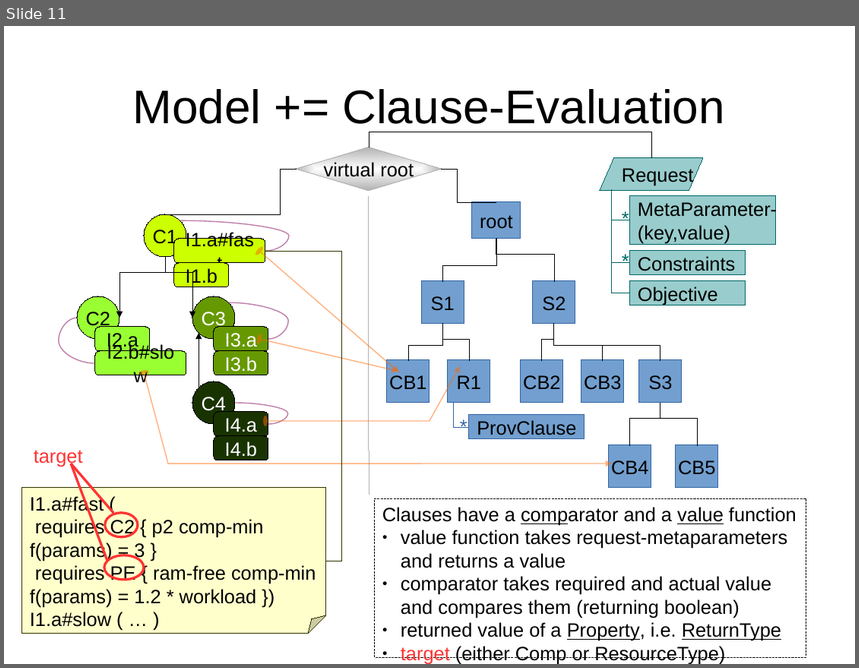
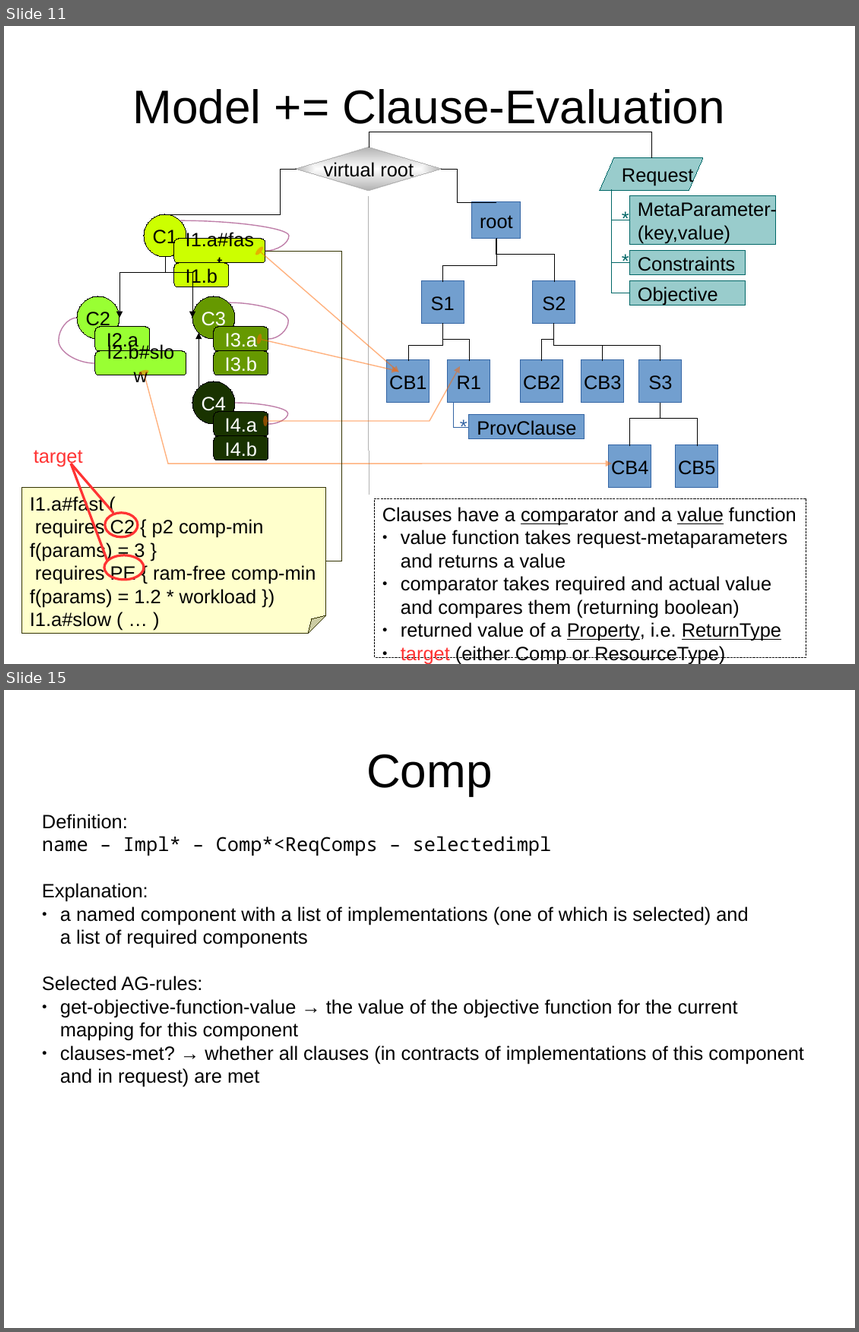
Before and after one commit to rene-schoene/racr-mquat, a slide deck: doc/the-model.odp. Shown one above the other, each under a label of ours: slide 11 before the commit, slides 11 and 15 after it; the slides between them are not shown. The pictures are 859x668 and 859x1332 pixels, drawn with LibreOffice and Linux fonts; fonts in the diff are those of the drawing. Boxes give left, top, right and bottom in pixels: in the first picture for what was removed or moved away, otherwise in the second. Text is boxed around its words. In the diff, an @@ line names an element or a change of style, - is before the commit and + after.

Commit message:
Begin with detailed docu of AST rules.

```diff
--- a/doc/the-model.odp
+++ b/doc/the-model.odp
@@ slide 15 added at [4, 690, 855, 1328], background #FFFFFF @@
@@ title added at [367, 754, 493, 796], 44 pt, text #000000 @@
+Comp
@@ text added at [42, 814, 804, 1087], 18 pt, text #000000 @@
+Definition:
+name – Impl* – Comp*<ReqComps – selectedimpl
+Explanation:
+● a named component with a list of implementations (one of which is selected) and
+  a list of required components
+Selected AG-rules:
+● get-objective-function-value → the value of the objective function for the current mapping for this component
+● clauses-met? → whether all clauses (in contracts of implementations of this component and in request) are met
```
Also in this commit, not shown: 15 other slides added, 1 other file.
